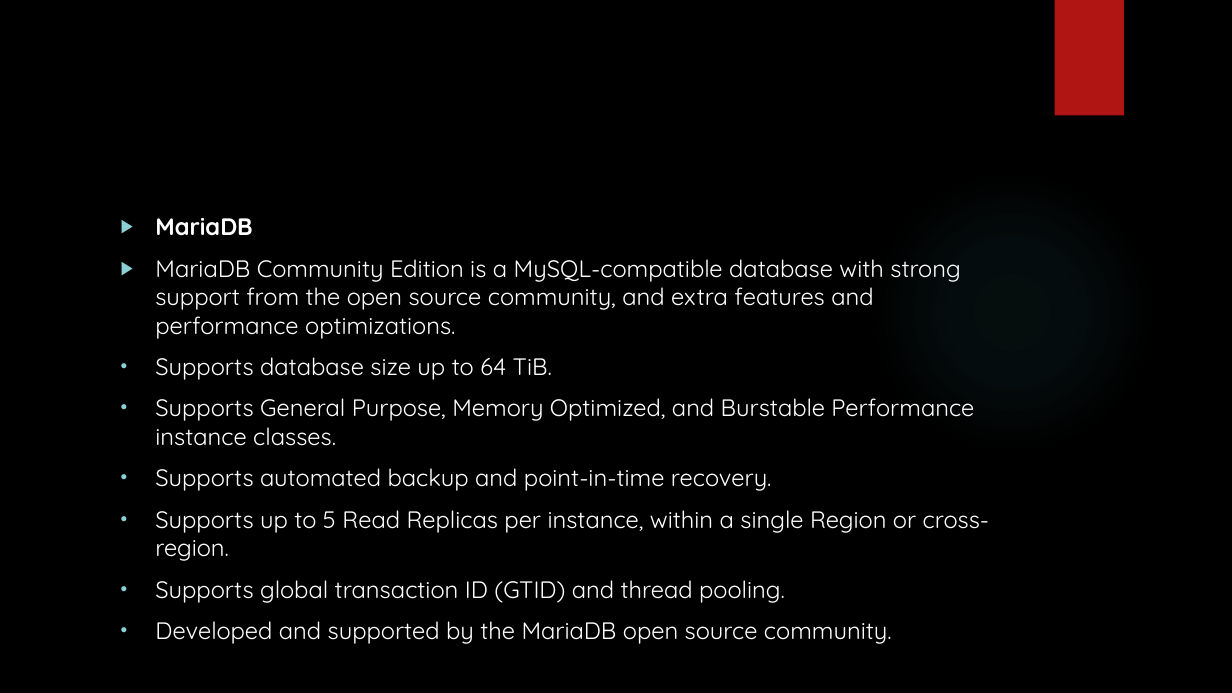
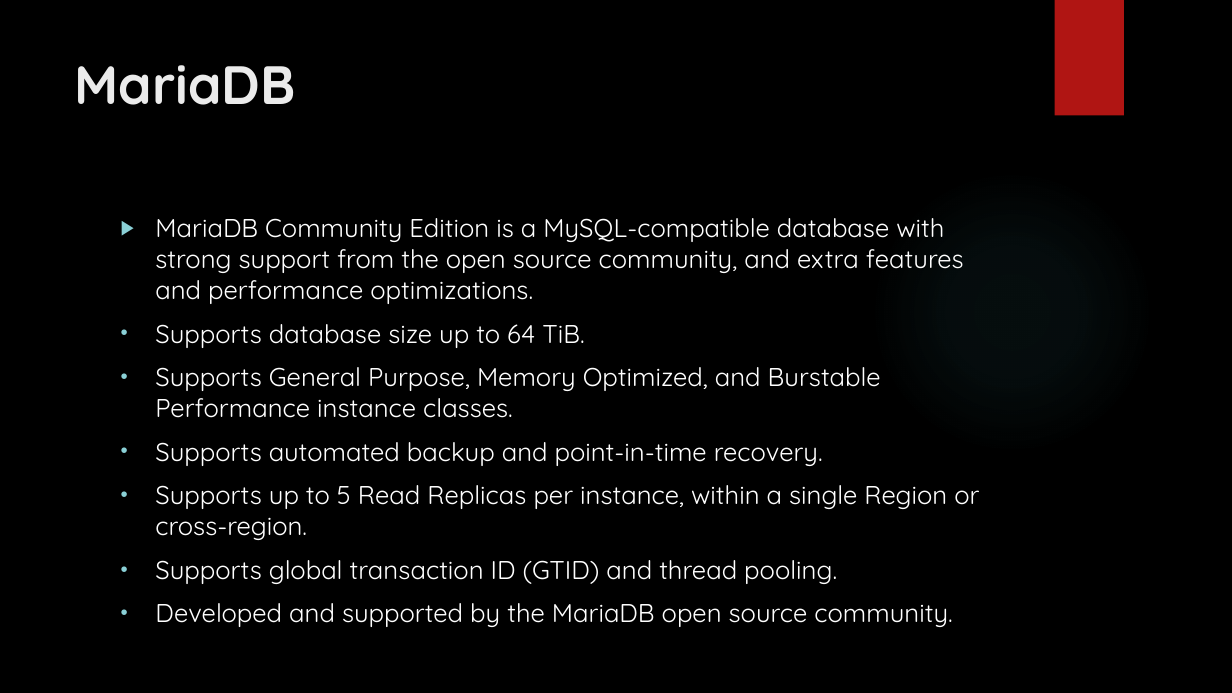
Before and after one commit to karthick1808/hadoopfundamentals, a slide deck: slide 10 of New Microsoft PowerPoint Presentation.pptx. Drawn at 1232x693 pixels with LibreOffice and Linux fonts; fonts in the diff are those of the drawing; background and template pictures are left out. Boxes give left, top, right and bottom in pixels: in the first picture for what was removed or moved away, otherwise in the second. Text is boxed around its words. In the diff, an @@ line names an element or a change of style, - is before the commit and + after.

```diff
--- a/New Microsoft PowerPoint Presentation.pptx
+++ b/New Microsoft PowerPoint Presentation.pptx
@@ title added at (75,65,296,105), 42 pt, text #EBEBEB, bold @@
+MariaDB
@@ text "MariaDB Community Edition is a ..." at (155,218,979,627): size 18.5 to 20 pt @@
@@ text at (155,218,252,236): paragraph removed @@
-▶ MariaDB
```
Also in this commit, not shown: 3 other slides changed, 5 slides added.
